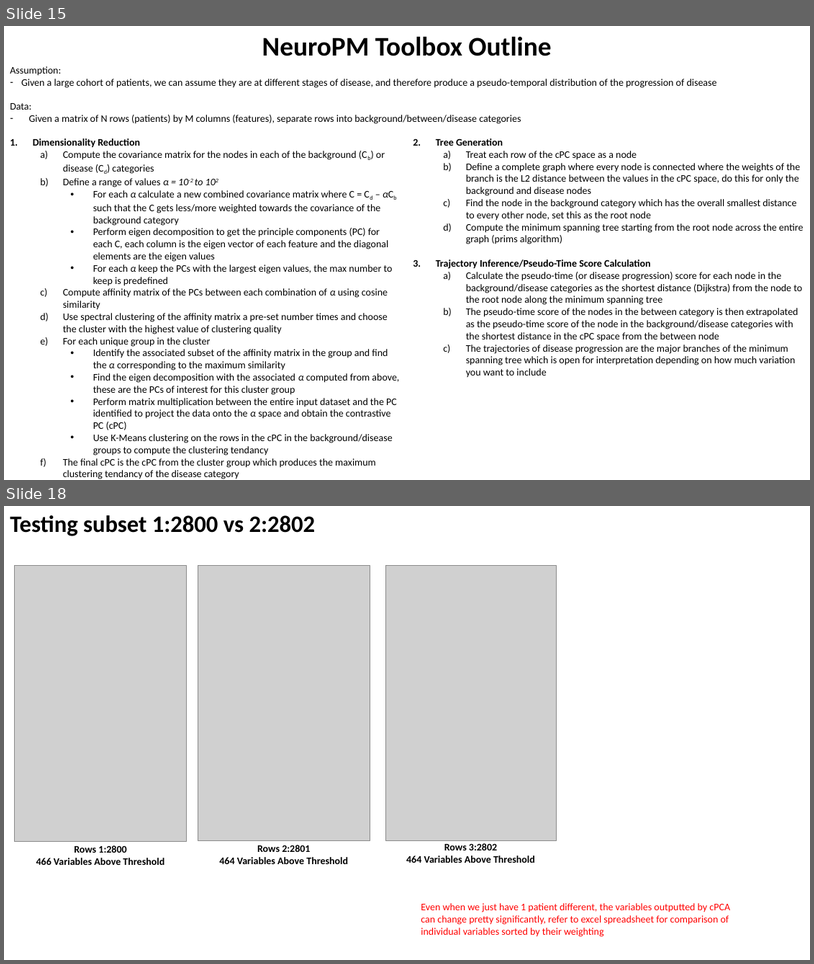
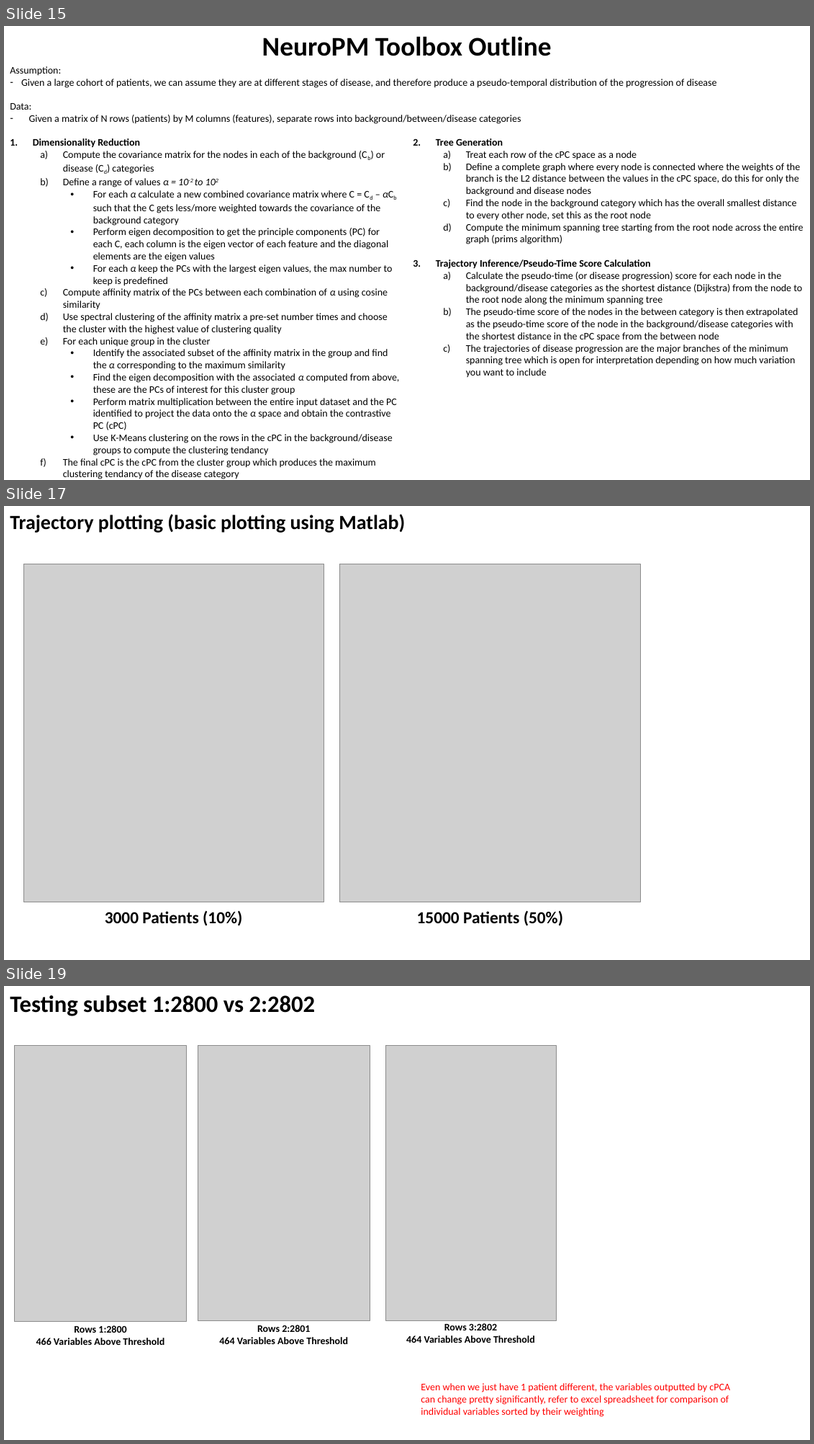
Before and after one commit to zhaohanxiong/OxfordCVM, a slide deck: job_results.pptx. Shown one above the other, each under a label of ours: slides 15 and 18 before the commit, slides 15, 17 and 19 after it; the slides between them are not shown. The pictures are 814x964 and 814x1444 pixels, drawn with LibreOffice and Linux fonts; fonts in the diff are those of the drawing; grey boxes stand for pictures. Boxes give left, top, right and bottom in pixels: in the first picture for what was removed or moved away, otherwise in the second. Text is boxed around its words. In the diff, an @@ line names an element or a change of style, - is before the commit and + after.

```diff
--- a/job_results.pptx
+++ b/job_results.pptx
@@ slide 17 added at <box>4,506,810,960</box>, background #FFFFFF @@
@@ text added at <box>10,514,405,533</box>, 24 pt, text #000000, bold @@
+Trajectory plotting (basic plotting using Matlab)
@@ picture added at <box>23,564,324,901</box> @@
@@ picture added at <box>340,564,641,901</box> @@
@@ text added at <box>105,911,242,926</box>, 20 pt, text #000000, bold @@
+3000 Patients (10%)
@@ text added at <box>417,911,563,926</box>, 20 pt, text #000000, bold @@
+15000 Patients (50%)
@@ what was slide 18 is now slide 19 @@
```
Also in this commit, not shown: 2 slides changed.
